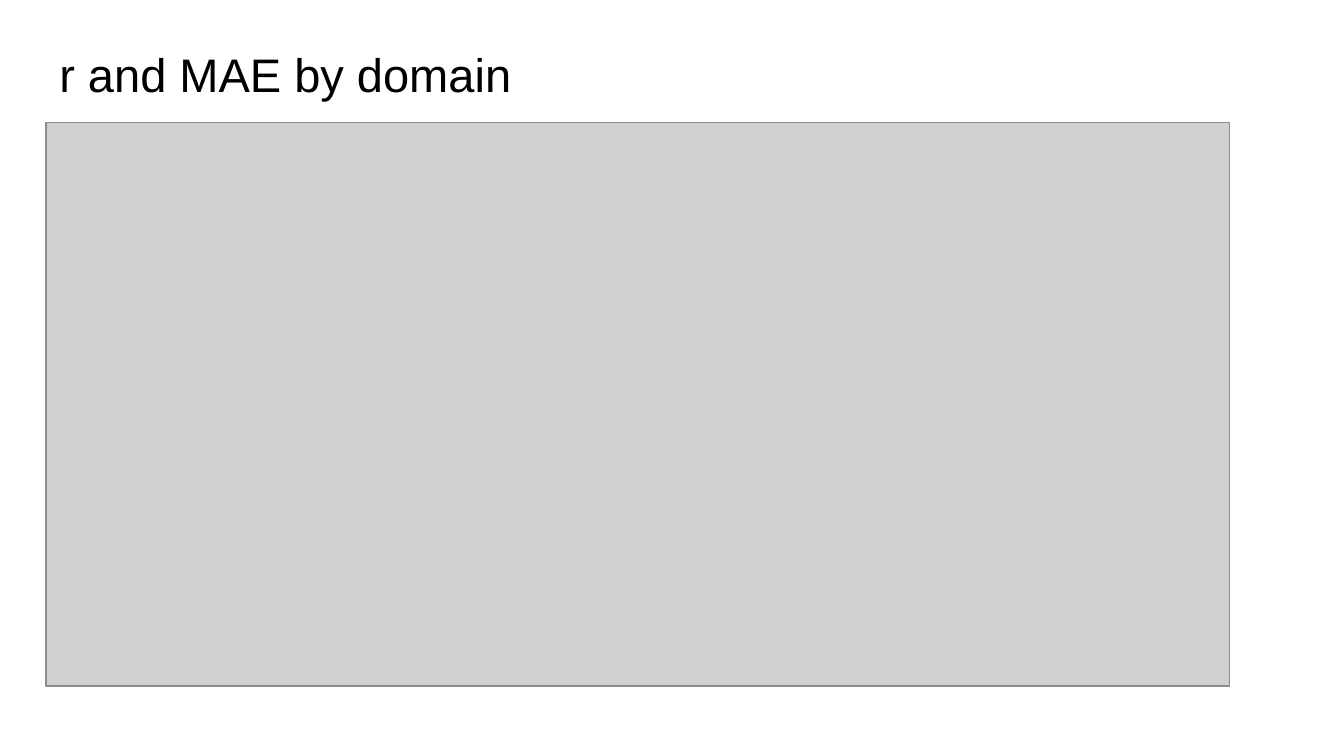
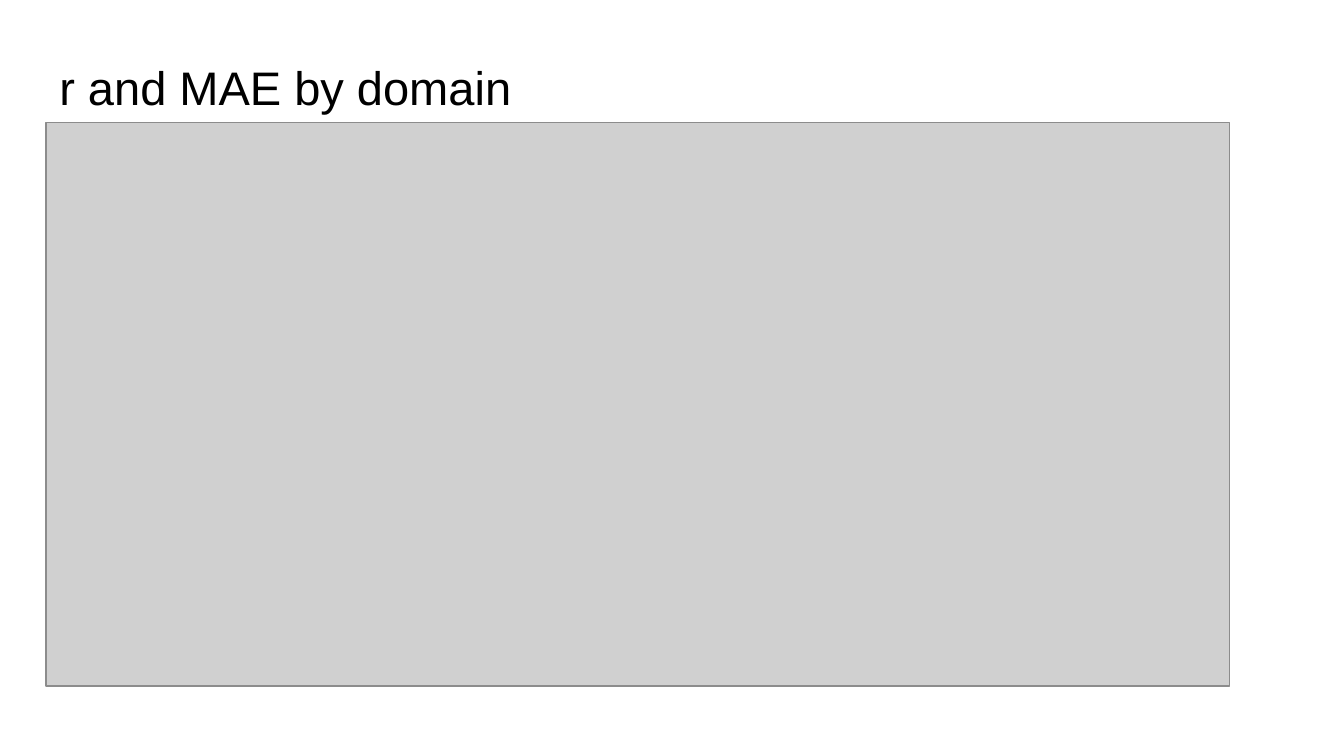
Before and after one commit to jrfaeder/ldlr_modeling, a slide deck: slide 20 of 10-05-2026/LDLR_106.pptx (slide 19 before the commit). Drawn at 1344x756 pixels with LibreOffice and Linux fonts; fonts in the diff are those of the drawing; grey boxes stand for pictures. Boxes give left, top, right and bottom in pixels: in the first picture for what was removed or moved away, otherwise in the second. Text is boxed around its words. In the diff, an @@ line names an element or a change of style, - is before the commit and + after.

```diff
--- a/10-05-2026/LDLR_106.pptx
+++ b/10-05-2026/LDLR_106.pptx
@@ title "r and MAE by domain": place and size @@
-title "r and MAE by domain" at [59,58,511,101]
+title "r and MAE by domain" at [59,71,511,114]
```
